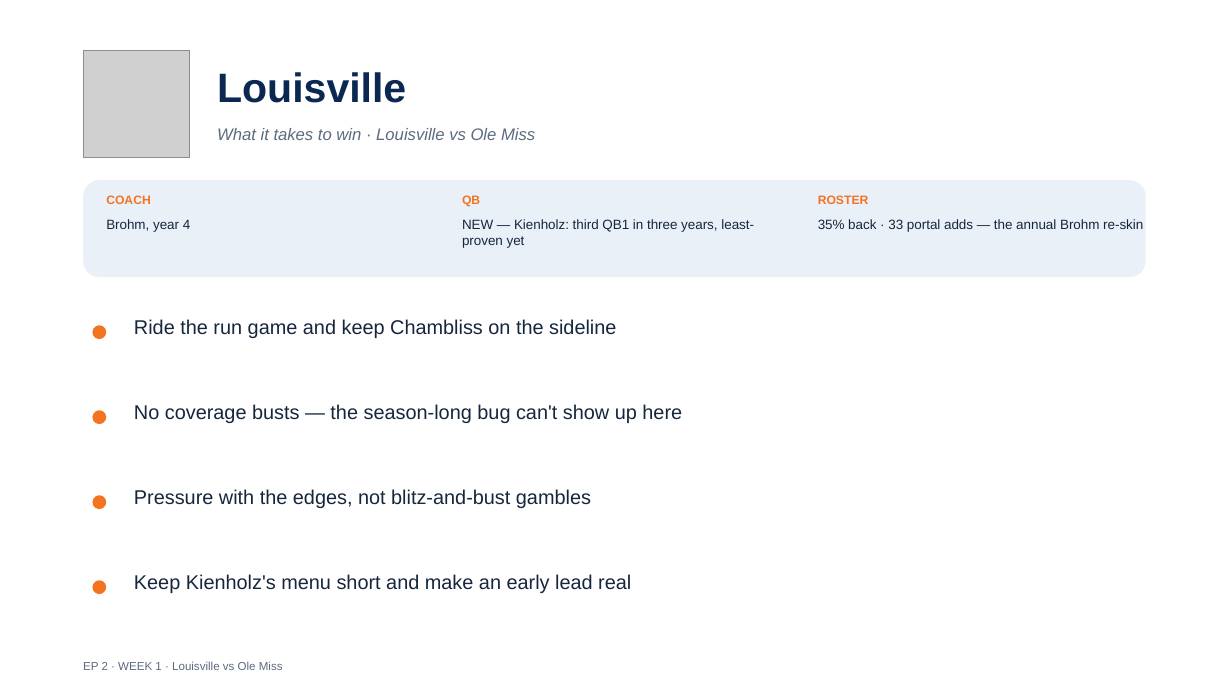
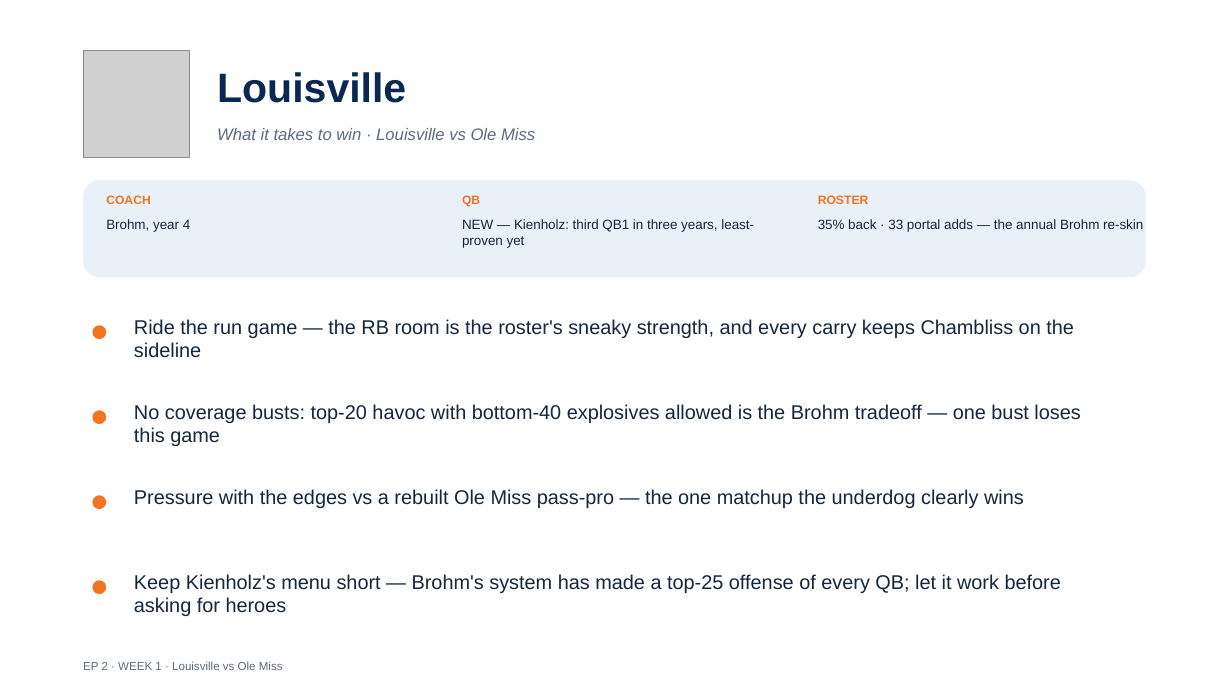
Before and after one commit to lucasalvarezflorida-lab/ncaa-fbs-analytics, a slide deck: slide 10 of decks/2026_Week1_Episode2.pptx. Drawn at 1232x693 pixels with LibreOffice and Linux fonts; fonts in the diff are those of the drawing; grey boxes stand for pictures. Boxes give left, top, right and bottom in pixels: in the first picture for what was removed or moved away, otherwise in the second. Text is boxed around its words. In the diff, an @@ line names an element or a change of style, - is before the commit and + after.

```diff
--- a/decks/2026_Week1_Episode2.pptx
+++ b/decks/2026_Week1_Episode2.pptx
@@ text at (134,319,1074,358): text changed @@
-Ride the run game and keep Chambliss on the sideline
+Ride the run game — the RB room is the roster's sneaky strength, and every carry keeps Chambliss on the sideline
@@ text at (134,404,1080,446): text changed @@
-No coverage busts — the season-long bug can't show up here
+No coverage busts: top-20 havoc with bottom-40 explosives allowed is the Brohm tradeoff — one bust loses this game
@@ text at (134,489,1024,508): text changed @@
-Pressure with the edges, not blitz-and-bust gambles
+Pressure with the edges vs a rebuilt Ole Miss pass-pro — the one matchup the underdog clearly wins
@@ text at (134,574,1061,616): text changed @@
-Keep Kienholz's menu short and make an early lead real
+Keep Kienholz's menu short — Brohm's system has made a top-25 offense of every QB; let it work before asking for heroes
```
Also in this commit, not shown: 11 other slides changed, 1 other file.
